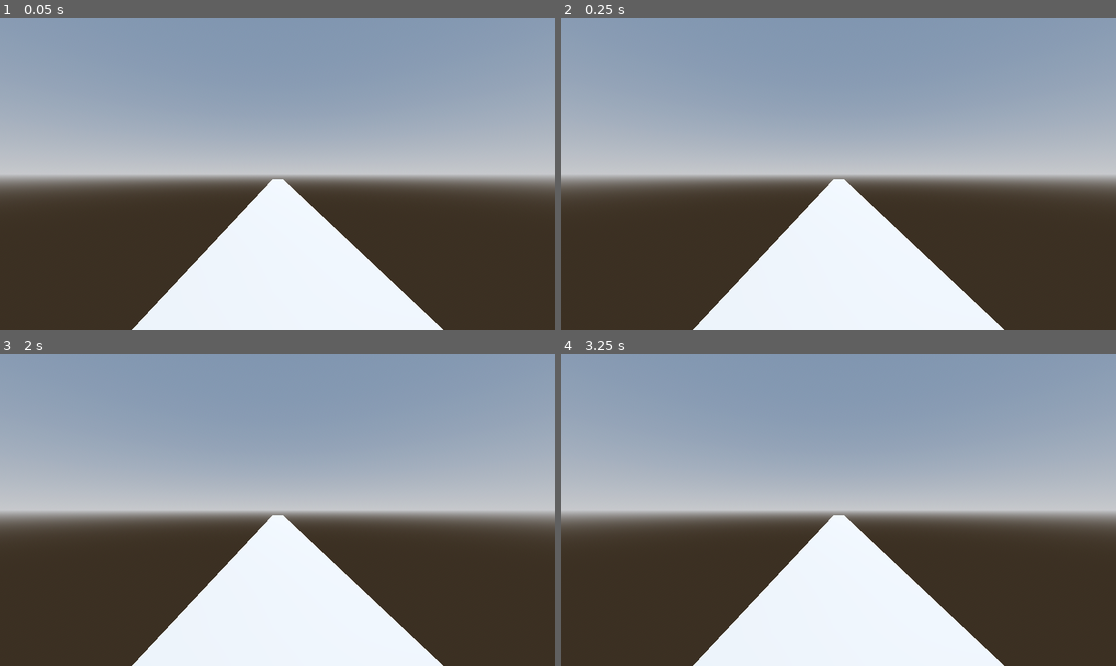
Above: before the commit, frames 1-4 (two rows, left to right).
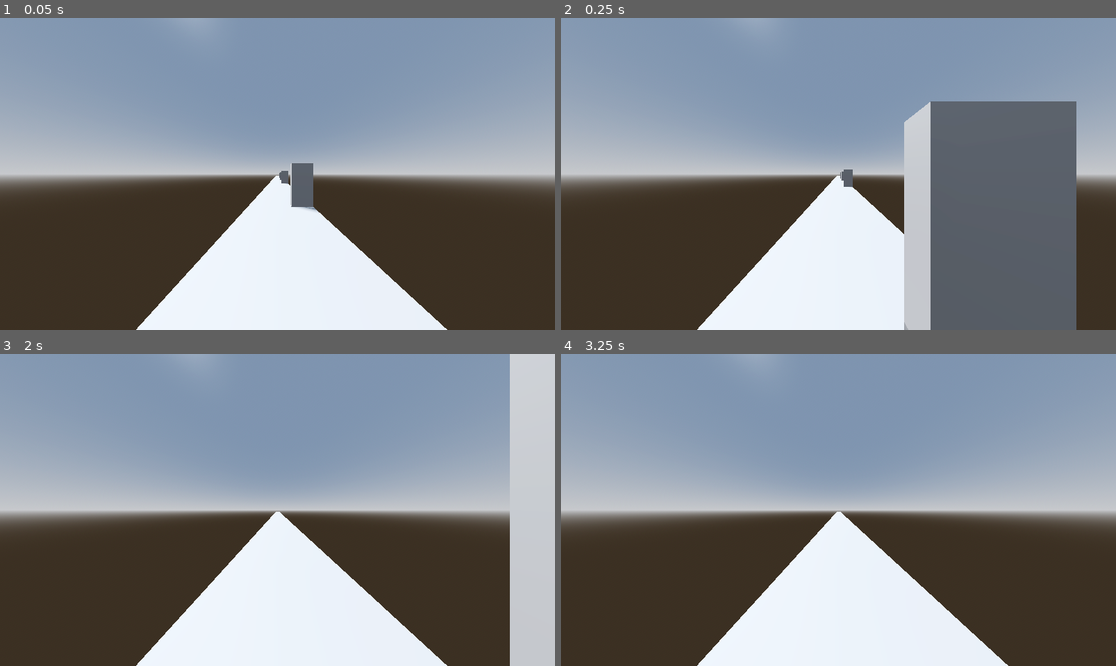
Above: after the commit, the same moments.

Repository: zs538/Spaztic-Garbage
Game: Godot game, scene res://world/main.tscn
Same seed, same stepped clock (60 frames per second), same inputs: the game is played once before the commit and once after it.
Inputs:
- Up to frame 1 (0.05 s): no input
- Up to frame 2 (0.25 s): no input
- Up to frame 3 (2 s): no input
- Up to frame 4 (3.25 s): tap Enter at 2.75 s

The runs differ from the first frame. In frame 1, 4.3% of the frame differs, in the area x 17-83%, y 33-100%; in frame 2, 25%, in the area x 17-93%, y 26-100%; in frame 3, 11%; in frame 4, 3.9%.
Error after the commit: Invalid call to function 'spawnEnemy' in base 'Node3D (spawn.gd)'. Expected 2 arguments. (res://world/enemySc.gd:11)

Commit message:
enema spawn #1

Diff:
--- a/spastic-garbage/world/enemy.tscn
+++ b/spastic-garbage/world/enemy.tscn
@@ -1,4 +1,6 @@
-[gd_scene load_steps=3 format=3 uid="uid://x15bu18483cq"]
+[gd_scene load_steps=4 format=3 uid="uid://x15bu18483cq"]
+
+[ext_resource type="Script" path="res://world/enemySc.gd" id="1_d6vc1"]
 
 [sub_resource type="BoxMesh" id="BoxMesh_73q5r"]
 size = Vector3(0.5, 1, 0.1)
@@ -7,6 +9,8 @@
 size = Vector3(0.5, 1, 0.1)
 
 [node name="enemy" type="Node3D"]
+transform = Transform3D(-4.37114e-08, 0, 1, 0, 1, 0, -1, 0, -4.37114e-08, 0, 0, 0)
+script = ExtResource("1_d6vc1")
 
 [node name="StaticBody3D" type="StaticBody3D" parent="."]
 
--- /dev/null
+++ b/spastic-garbage/world/enemySc.gd
@@ -0,0 +1,12 @@
+extends Node3D
+
+@onready var spawn = $"../"
+
+var speed = 7
+
+# Called every frame. 'delta' is the elapsed time since the previous frame.
+func _process(delta: float) -> void:
+	position.x -= speed*delta
+	if position.x < -1:
+		spawn.spawnEnemy()
+		queue_free()
--- a/spastic-garbage/world/main.tscn
+++ b/spastic-garbage/world/main.tscn
@@ -1,7 +1,9 @@
-[gd_scene load_steps=6 format=3 uid="uid://b3f227knlum46"]
+[gd_scene load_steps=8 format=3 uid="uid://b3f227knlum46"]
 
 [ext_resource type="PackedScene" uid="uid://cg308qpg3hh21" path="res://world/floor.tscn" id="1_8o2l0"]
+[ext_resource type="Script" path="res://world/spawn.gd" id="1_v3re6"]
 [ext_resource type="PackedScene" uid="uid://c38guxycmkjfd" path="res://world/player.tscn" id="2_q2rjj"]
+[ext_resource type="PackedScene" uid="uid://x15bu18483cq" path="res://world/enemy.tscn" id="3_do2qm"]
 
 [sub_resource type="ProceduralSkyMaterial" id="ProceduralSkyMaterial_gf15s"]
 sky_horizon_color = Color(0.64625, 0.65575, 0.67075, 1)
@@ -16,7 +18,9 @@
 tonemap_mode = 2
 glow_enabled = true
 
-[node name="Node3D" type="Node3D"]
+[node name="main" type="Node3D"]
+script = ExtResource("1_v3re6")
+enemies = Array[PackedScene]([ExtResource("3_do2qm")])
 
 [node name="DirectionalLight3D" type="DirectionalLight3D" parent="."]
 transform = Transform3D(-0.866023, -0.433016, 0.250001, 0, 0.499998, 0.866027, -0.500003, 0.749999, -0.43301, 0, 0, 0)
@@ -26,7 +30,19 @@
 environment = SubResource("Environment_r3c46")
 
 [node name="floor" parent="." instance=ExtResource("1_8o2l0")]
-transform = Transform3D(1, 0, 0, 0, 1, 0, 0, 0, 1, 0, 0, -14.5)
+transform = Transform3D(-4.37114e-08, 0, -1, 0, 1, 0, 1, 0, -4.37114e-08, 14.5, 0, 0)
 
-[node name="Node3D" parent="." instance=ExtResource("2_q2rjj")]
-transform = Transform3D(1, 0, 0, 0, 1, 0, 0, 0, 1, -0.048877, 0, -0.067709)
+[node name="player" parent="." instance=ExtResource("2_q2rjj")]
+transform = Transform3D(-4.37114e-08, 0, -1, 0, 1, 0, 1, 0, -4.37114e-08, -0.048877, 0, -0.067709)
+
+[node name="enemy" parent="." instance=ExtResource("3_do2qm")]
+transform = Transform3D(-4.37114e-08, 0, 1, 0, 1, 0, -1, 0, -4.37114e-08, 10, 0, 0.5)
+
+[node name="enemy3" parent="." instance=ExtResource("3_do2qm")]
+transform = Transform3D(-4.37114e-08, 0, 1, 0, 1, 0, -1, 0, -4.37114e-08, 6, 0, 0.5)
+
+[node name="enemy4" parent="." instance=ExtResource("3_do2qm")]
+transform = Transform3D(-4.37114e-08, 0, 1, 0, 1, 0, -1, 0, -4.37114e-08, 2, 0, 0.5)
+
+[node name="enemy2" parent="." instance=ExtResource("3_do2qm")]
+transform = Transform3D(-4.37114e-08, 0, 1, 0, 1, 0, -1, 0, -4.37114e-08, 14, 0, 0.5)
--- /dev/null
+++ b/spastic-garbage/world/patterns.gd
@@ -0,0 +1,17 @@
+extends Node3D
+
+var patterns = [
+		[
+			[0,0],
+			[0,0.5],
+			[0,-0.5]
+		],
+		[
+			[0,0.5],
+			[0,0.5],
+			[0,-0.5]
+		]
+	]
+
+func returnPattern():
+	return patterns.pick_random()
--- a/spastic-garbage/world/player.tscn
+++ b/spastic-garbage/world/player.tscn
@@ -15,3 +15,4 @@
 transform = Transform3D(1, 0, 0, 0, 1, 0, 0, 0, 1, 0, 0.75, 0)
 
 [node name="Camera3D" type="Camera3D" parent="CharacterBody3D/head"]
+fov = 130.23
--- /dev/null
+++ b/spastic-garbage/world/spawn.gd
@@ -0,0 +1,32 @@
+extends Node3D
+
+@export var enemies: Array[PackedScene] = []
+
+func spawnEnemy(type, enemyPositionZ) -> void:
+	var enemyToSpawn = enemies[type].instantiate()
+	enemyToSpawn.position.x = 15
+	enemyToSpawn.position.z = enemyPositionZ
+	add_child(enemyToSpawn)
+
+func nextEnemy():
+	pass
+
+
+#var index = 1
+#var patternSelected = false
+#var patternToFollow = []
+#
+	#if position.x < -1:
+		#if patternSelected:
+			#queue_free()
+			#
+			#var tempArray = patternToFollow[index]
+			#spawn.spawnEnemy(tempArray[0], tempArray[1])
+			#if index < patternToFollow.size():
+				#index = 2
+			#else:
+				#patternSelected = false
+		#else:
+			##index = 0
+			#patternSelected = true
+			#patternToFollow = returnPattern()
